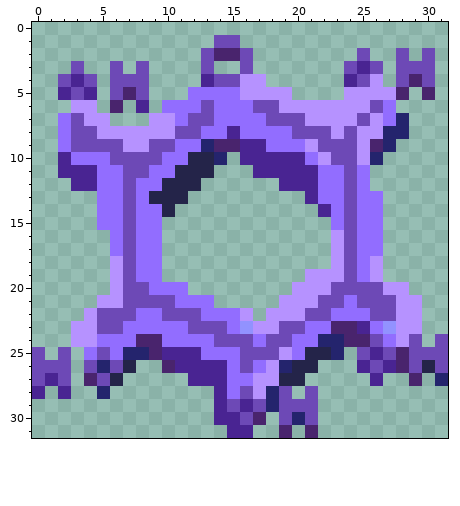
A pixel-art sprite gets an edit: sprites/items/glucose.png. The first picture shows the starting point.
The file is 32x32 pixels.
And afterwards:
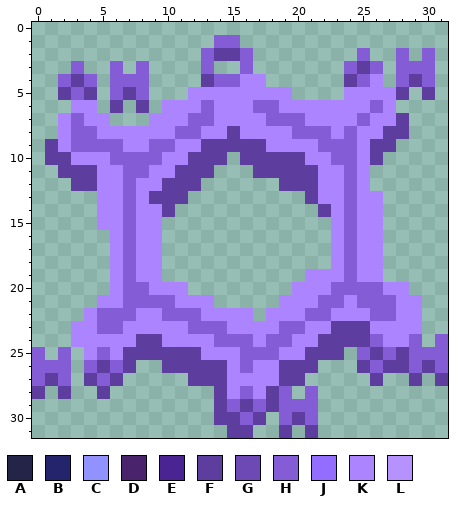
Palette (. is transparent): A #242449  B #24246d  C #9292ff  D #49246d  E #492492  F #5d3d9e  G #6d49b6  H #845cd5  J #926dff  K #ad84ff  L #b692ff
Diff:
Changed rows in their new state; - is an unchanged pixel.
first column x 0:
 1 --------------HH----------------
 2 -------------HFFH--------H--H-H-
 3 ---H--H-H----H--H-------HFH-HHH-
 4 --HFH-HHH----FHHKK------FHK-HFH-
 5 --FHF-HFH---KKKKKKKK----KKKKF-F-
 6 ---KK-F-F-KKKHKKKHHKKKKKKKHK----
 7 --KHKK---KKKHHKKKKHHHKKKKHKKF---
 8 --KHHKKKKKKHHKKFKKKKHHHKHKKFF---
 9 -FKHHHHKKHHKKFFFFFKKKKHHHKFF----
10 -FFKKKHHHHKKFFF-FFFFFKKHHKF-----
11 --FFFKKHHKKFFF---FFFFFKKHK------
12 ---FFKKHKKFFF------FFFKKHK------
13 -----KKHKFFF---------FKKHKK-----
14 -----KKHKKF-----------FKHKK-----
15 -----KKHKK-------------KHKK-----
16 ------KHKK-------------KHKK-----
17 ------KHKK-------------KHKK-----
18 ------KHKK-------------KHKK-----
19 ------KHKK-----------KKKHKK-----
20 ------KHHKKK--------KKKHHHHKK---
21 -----KKHHHHKKK-----KKKHHKHHHKK--
22 ----KHHHKKHHHKKKK-KKKHHKKKHHKK--
23 ---KKHHKKKKKHHHKKKKHHKKFFFKKKK--
24 ---KKKKKFFKKKKHHHKHHKKFFFFHKKH-H
25 H-H-KHKFFFFFFKKKHHHKKFFF-HFHFHHH
26 HHH-HFHF--FFFFFKHKKFFF---FHFFHFH
27 HFH-FHF-----FFFKKKKFF-----F--F-F
28 F-F--F--------FKHKFH-H----------
29 --------------FHFHFHHH----------
30 --------------FFHF-HFH----------
31 ---------------FF--F-F----------
